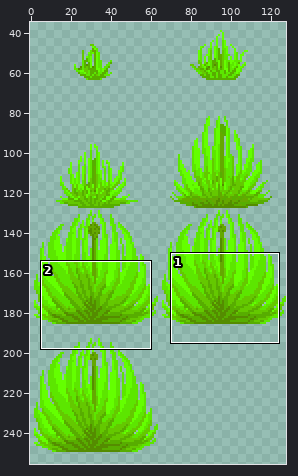
One commit to this pixel-art file: res/Weed64.aseprite. Above, an overview of the earlier version with the close-up marked.
Close-up. Old version:
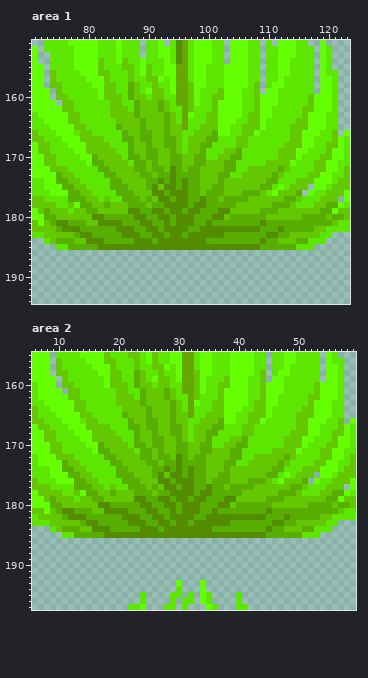
128x256 pixels, 1 frame. Shown: area 1: x 71..123, y 151..194; area 2: x 6..59, y 155..197. The old version is drawn lined up with the new one. The wide view leaves out empty margins. The commit also changed other parts of the picture, which this record leaves out.
Now the later version:
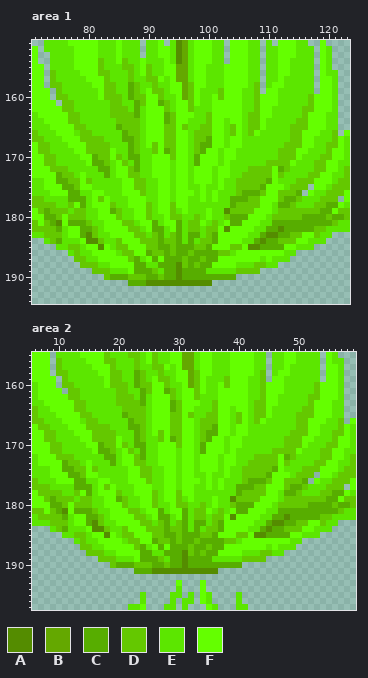
Palette (. is transparent): A #548c00  B #64a800  C #57ad00  D #64c800  E #5ce600  F #64ff00
Diff:
drawings rearranged on the sheet (the old picture shows each at its new place)
Changed rows in their new state; - is an unchanged pixel.
Area 1:
first column x 76:
158 -------------------F----------------------
159 -------------------F----------------------
160 --------------FF---F-----F----------------
161 --------------FF---FF----F----------------
162 -------------EFFF--FF----F----------------
163 -------------EFFF--FF----F----------------
164 -------------EFFF--FF----F-E-F------------
165 -------------EFFFD-FD----F-EDFE-----------
166 -------------EFFFD-FF----F-EDFE-----------
167 -------------EFFFDDFFE---FF-FFE-----------
168 -------------EF-FDDFFE---FF-FFE-----------
169 --------F----EEDFCDFFE--FF-FFE------------
170 --------F----EEFFFDFFE-FFFEFFE------------
171 --------EF---EEFFFEFFE-FFFEFE-------------
172 --------EFF--EEFFFEFFEFFFEFFE------F------
173 ---F----EFF--EEFFFEFFEFFFEFF-------F------
174 ---FD---EEFF--EEFFEFFEFFFEFEE------F------
175 ---FF---EEFF--EEFFEFFEEFEEFEE-----FF------
176 ---EEFF--EFFF-EEFFEFFFEFEFEEE-----F-------
177 ----EFDF--EFFFEEFFEFFEEFEFEE-----FFF------
178 ----EFFF-EEFFF-EFFDFFEEEEEEE-----FFE------
179 ----EEFFC-EEFFDEFFDEFEEEFEE-----FFFE------
180 F---EEFFFDEEFFDEEFDDEEDEFEE----FFFE-------
181 F----EEFFFDDEFF-EFFCEDDFEDEF--FFFEE-------
182 EFF--DEFFFFDDEFC-EFCEDDEDDF-FFFFEE--------
183 EFFC-DEEFFFFDDEDCEDCECCEDCFFFFFEE-------FF
184 EEEF--DEEDFFFDDDCDDCECEDD-FFFFEE-------FF-
185 -DDEFF-FEDDFFFDDCCDCCCDDCFFFDDF------FF---
186 -EDEEFFFFEDDFFCDDCDCCDCCCCDDEFFFFFFFFEE---
187 --DDEEFFFFFDCEFCFCCCDCCDCCFFFFFFFEFEEE----
188 ---DDDEEFFFFCCEECCCADCDCCFFFFEEEDDEE------
189 -----DDDEEEFCCCDECCACCCCEEEEEDDDD---------
190 -------DCCCDDDCCDCCACCCCCCCCC-------------
191 -----------CCCAAAAAAAAAAA-----------------
Area 2:
first column x 12:
158 -------------------F----------------------
159 -------------------F----------------------
160 --------------FF---F-----F----------------
161 --------------FF---FF----F----------------
162 -------------EFFF--FF----F----------------
163 -------------EFFF--FF----F----------------
164 -------------EFFF--FF----F-E-F------------
165 -------------EFFFD-FD----F-EDFE-----------
166 -------------EFFFD-FF----F-EDFE-----------
167 -------------EFFFDDFFE---FF-FFE-----------
168 -------------EF-FDDFFE---FF-FFE-----------
169 --------F----EEDFCDFFE--FF-FFE------------
170 --------F----EEFFFDFFE-FFFEFFE------------
171 --------EF---EEFFFEFFE-FFFEFE-------------
172 --------EFF--EEFFFEFFEFFFEFFE------F------
173 ---F----EFF--EEFFFEFFEFFFEFF-------F------
174 ---FD---EEFF--EEFFEFFEFFFEFEE------F------
175 ---FF---EEFF--EEFFEFFEEFEEFEE-----FF------
176 ---EEFF--EFFF-EEFFEFFFEFEFEEE-----F-------
177 ----EFDF--EFFFEEFFEFFEEFEFEE-----FFF------
178 ----EFFF-EEFFF-EFFDFFEEEEEEE-----FFE------
179 ----EEFFC-EEFFDEFFDEFEEEFEE-----FFFE------
180 F---EEFFFDEEFFDEEFDDEEDEFEE----FFFE-------
181 F----EEFFFDDEFF-EFFCEDDFEDEF--FFFEE-------
182 EFF--DEFFFFDDEFC-EFCEDDEDDF-FFFFEE--------
183 EFFC-DEEFFFFDDEDCEDCECCEDCFFFFFEE-------FF
184 EEEF--DEEDFFFDDDCDDCECEDD-FFFFEE-------FF-
185 -DDEFF-FEDDFFFDDCCDCCCDDCFFFDDF------FF---
186 -EDEEFFFFEDDFFCDDCDCCDCCCCDDEFFFFFFFFEE---
187 --DDEEFFFFFDCEFCFCCCDCCDCCFFFFFFFEFEEE----
188 ---DDDEEFFFFCCEECCCADCDCCFFFFEEEDDEE------
189 -----DDDEEEFCCCDECCACCCCEEEEEDDDD---------
190 -------DCCCDDDCCDCCACCCCCCCCC-------------
191 -----------CCCAAAAAAAAAAA-----------------
Changed places in both close-ups, as pixel boxes (x1, y1, x2, y2):
changed: (62, 82, 314, 286)
changed: (68, 370, 320, 574)
